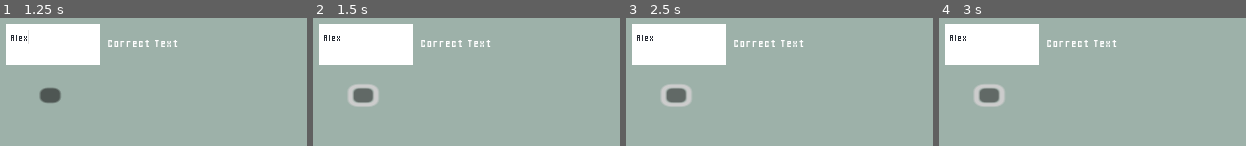
Above: before the commit, frames 1-4 (left to right).
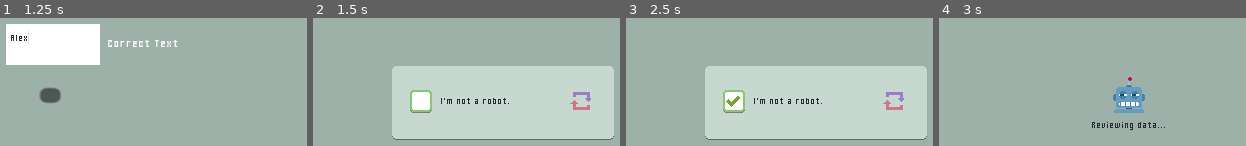
Above: after the commit, the same moments.

Repository: Difio3333/imnotarobot
Game: Godot game, scene res://world/World.tscn
Same seed, same stepped clock (60 frames per second), same inputs: the game is played once before the commit and once after it.
Inputs (mouse positions are in pixels of both pictures, inside the frame that each line leads up to; where the layout moved, square brackets give the same spot in the first picture):
- Up to frame 1 (1.25 s): click (52, 44) at 0.52 s; type "Alex" at 0.6 s
- Up to frame 2 (1.5 s): click (362, 94) at 1.25 s
- Up to frame 3 (2.5 s): click (733, 101) [675, 94] at 2 s
- Up to frame 4 (3 s): click (988, 94) at 2.77 s

Frame 1 is identical in both runs. In frame 2, 54% of the frame differs, in the area x 1-99%, y 4-96%; in frame 3, 54%; in frame 4, 14%.

Commit message:
updated

Diff:
--- a/scripts/world.gd
+++ b/scripts/world.gd
@@ -48,6 +48,7 @@
 
 func next_level():
 	current_level_index += 1
-
+	load_current_level()
 func last_level():
 	current_level_index -= 1
+	load_current_level()
